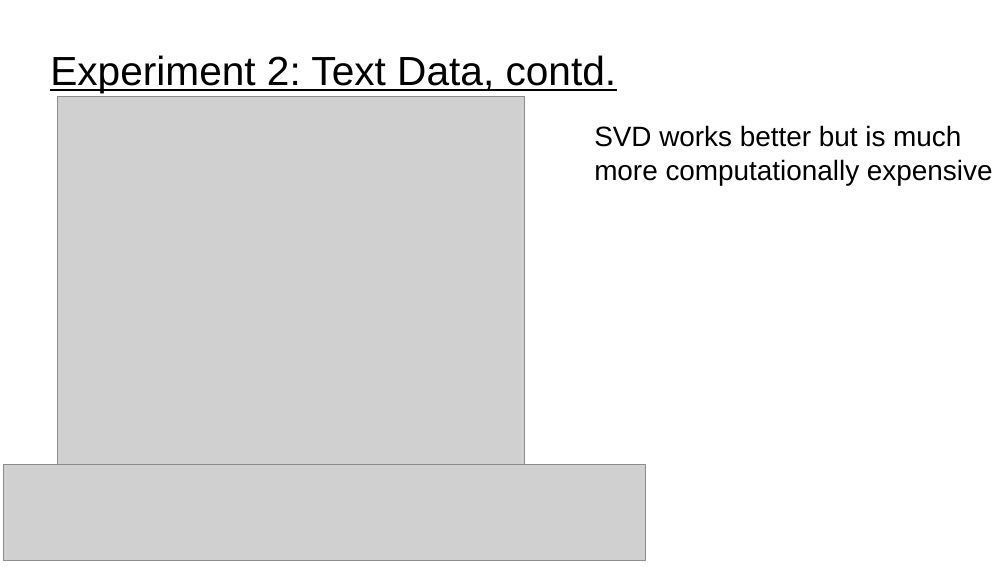
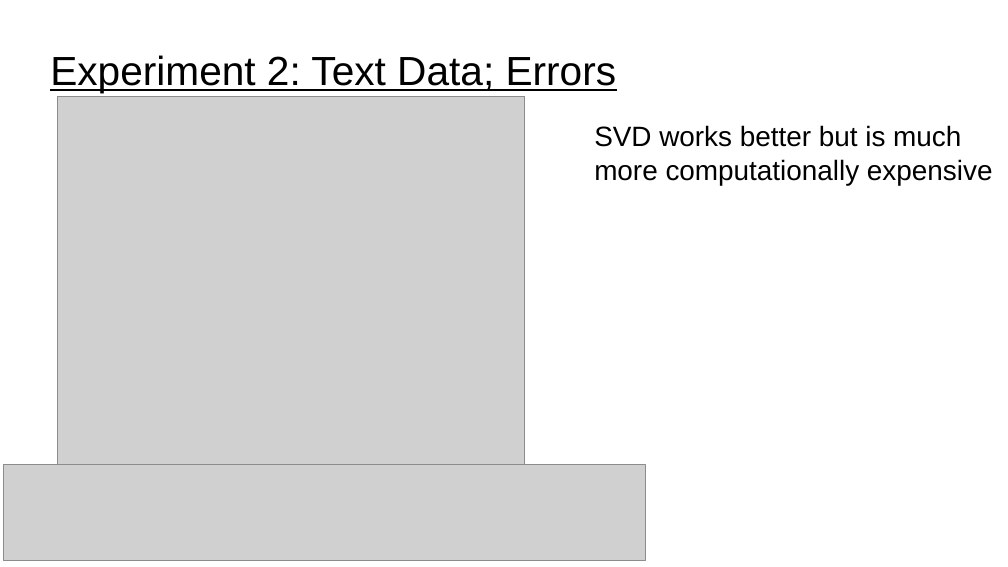
Before and after one commit to UVADS/distributed_computing, a slide deck: slide 20 of 12_vector_store/random_projection.ppt (slide 15 before the commit). Drawn at 1008x567 pixels with LibreOffice and Linux fonts; fonts in the diff are those of the drawing; grey boxes stand for pictures. Boxes give left, top, right and bottom in pixels: in the first picture for what was removed or moved away, otherwise in the second. Text is boxed around its words. In the diff, an @@ line names an element or a change of style, - is before the commit and + after.

```diff
--- a/12_vector_store/random_projection.ppt
+++ b/12_vector_store/random_projection.ppt
@@ title at bbox=[50, 55, 617, 93]: text changed @@
-Experiment 2: Text Data, contd.
+Experiment 2: Text Data; Errors
```
Also in this commit, not shown: 6 other slides changed, 5 slides added, 3 other files.
